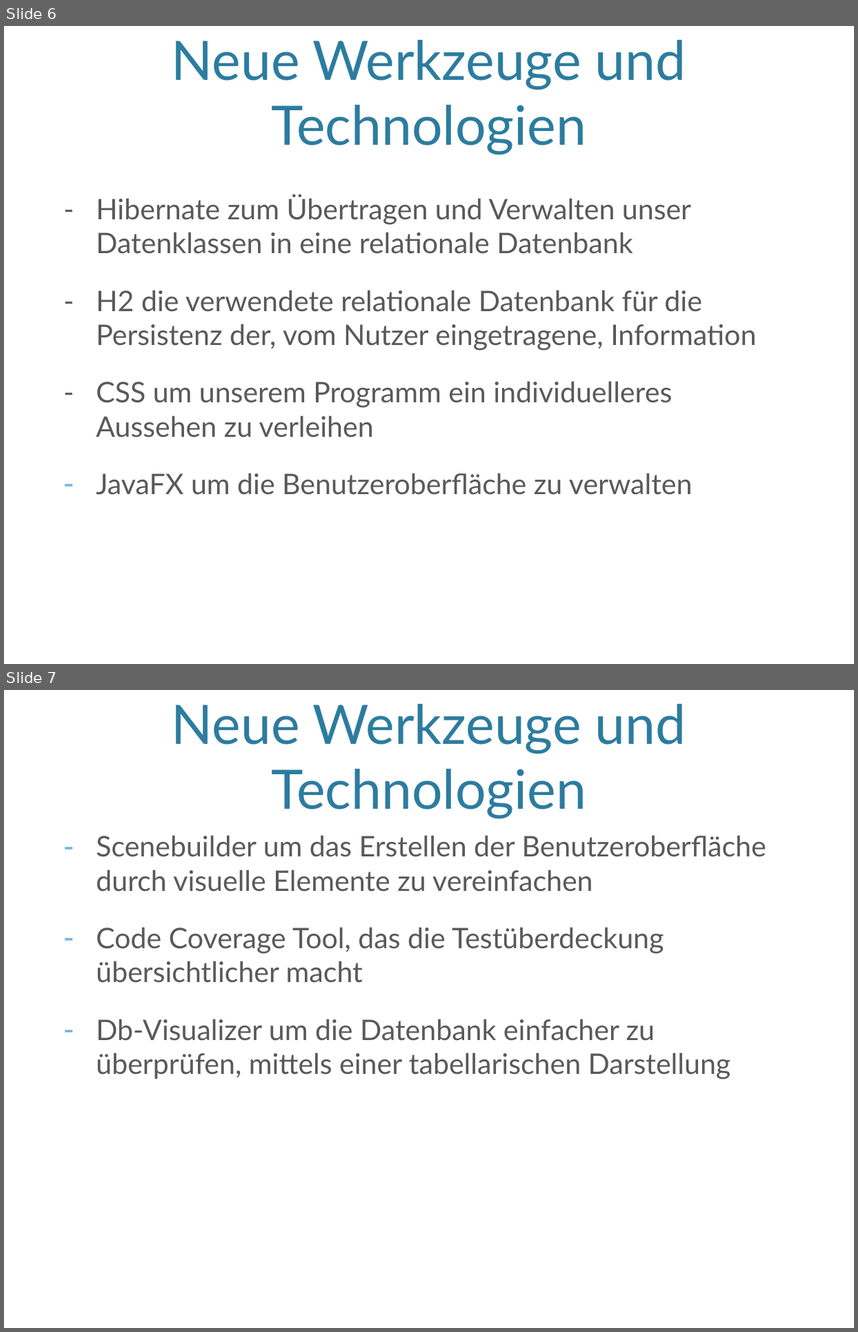
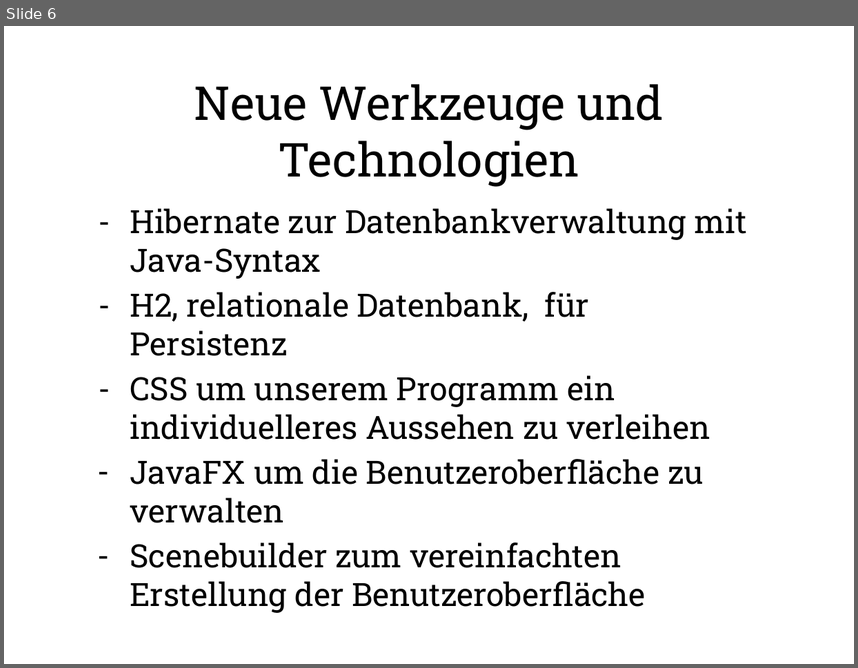
Before and after one commit to SWT-Projektgruppe-2015/Rollenspielmanager, a slide deck: Dokumente/SWT-Vortrag/SWTStudentenVortrag.pptx. Shown one above the other, each under a label of ours: slides 6 and 7 before the commit, slide 6 after it. The pictures are 858x1332 and 858x668 pixels, drawn with LibreOffice and Linux fonts; fonts in the diff are those of the drawing; background and template pictures are left out. Boxes give left, top, right and bottom in pixels: in the first picture for what was removed or moved away, otherwise in the second. Text is boxed around its words. In the diff, an @@ line names an element or a change of style, - is before the commit and + after.

```diff
--- a/Dokumente/SWT-Vortrag/SWTStudentenVortrag.pptx
+++ b/Dokumente/SWT-Vortrag/SWTStudentenVortrag.pptx
@@ slide 7 removed at (x1=4, y1=690, x2=854, y2=1328), background picture (left out) @@
@@ title removed at (x1=172, y1=704, x2=686, y2=818) @@
-Neue Werkzeuge und Technologien
@@ text removed at (x1=96, y1=835, x2=766, y2=1079) @@
-– Scenebuilder um das Erstellen der Benutzeroberfläche durch visuelle Elemente zu vereinfachen
-– Code Coverage Tool, das die Testüberdeckung übersichtlicher macht
-– Db-Visualizer um die Datenbank einfacher zu überprüfen, mittels einer tabellarischen Darstellung
@@ slide 6 changed as well @@
@@ title "Neue Werkzeuge und Technologien" moved from (x1=172, y1=40, x2=686, y2=154) to (x1=194, y1=84, x2=664, y2=187) @@
@@ title "Neue Werkzeuge und Technologien" at (x1=194, y1=84, x2=664, y2=187): size 46 to 39.6 pt, font Lato to Roboto Slab, text colour #2C7C9F to #000000; vertical alignment bottom to middle @@
@@ text "- Hibernate zur Datenbankverwaltung mit ..." moved from (x1=96, y1=194, x2=756, y2=495) to (x1=130, y1=208, x2=747, y2=568) @@
@@ text at (x1=130, y1=208, x2=747, y2=356): text changed; size 24 to 27.2 pt; font Lato to Roboto Slab; text colour #595959 to #000000 @@
-- Hibernate zum Übertragen und Verwalten unser Datenklassen in eine relationale Datenbank
-- H2 die verwendete relationale Datenbank für die Persistenz der, vom Nutzer eingetragene, Information
+- Hibernate zur Datenbankverwaltung mit Java-Syntax
+- H2, relationale Datenbank, für Persistenz
@@ text at (x1=130, y1=375, x2=711, y2=523): size 24 to 27.2 pt, font Lato to Roboto Slab, text colour #595959 to #000000 in "- CSS um unserem Programm ein individuelleres ...", "JavaFX um die Benutzeroberfläche zu verwalten"; less space between paragraphs @@
@@ text at (x1=130, y1=542, x2=622, y2=568): paragraph added @@
+– Scenebuilder zum vereinfachten Erstellung der Benutzeroberfläche
```
Also in this commit, not shown: 7 other slides changed.
